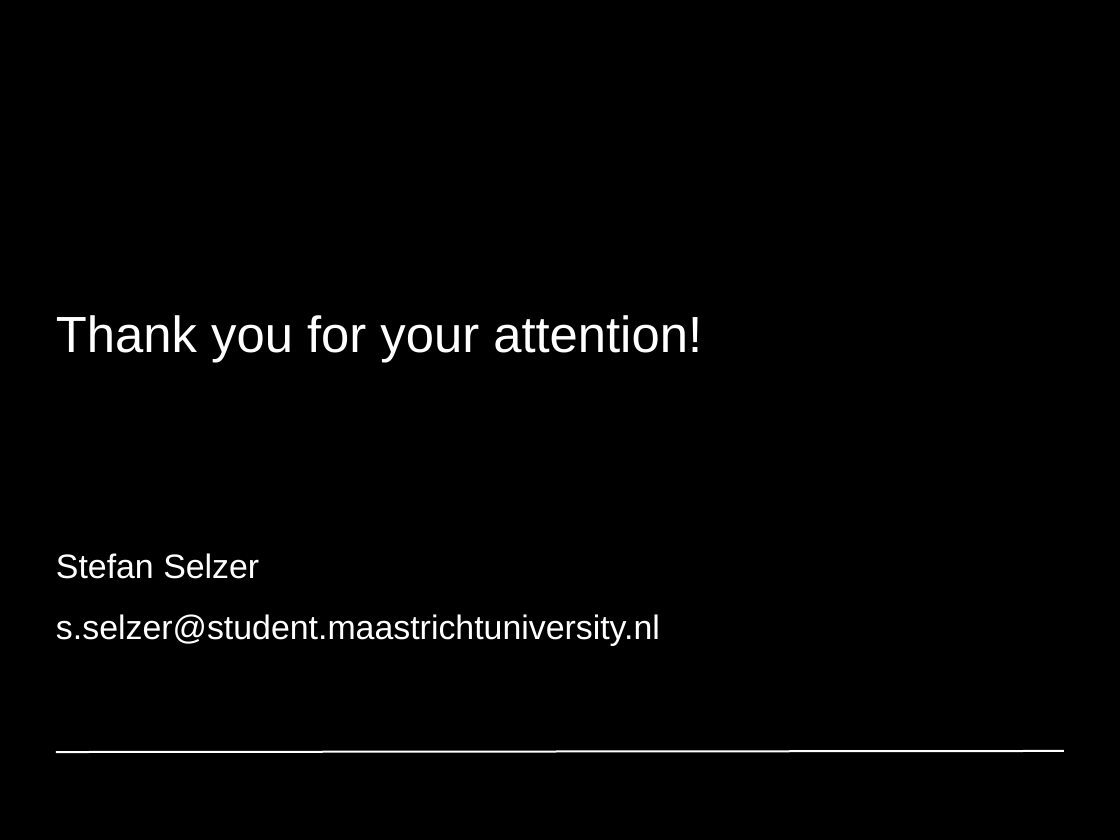
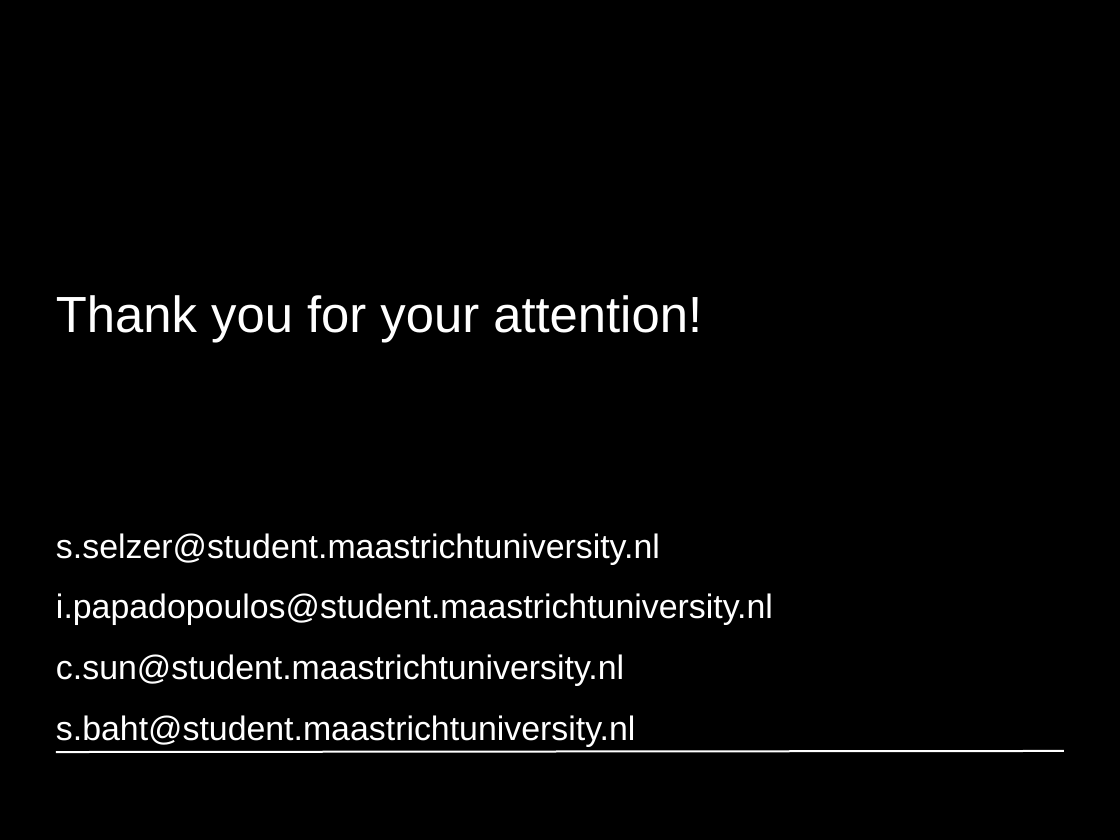
Before and after one commit to GiannisPapadopoulos/DiscriminativePatches, a slide deck: slide 39 of presentations/period1/MAI_Project1_Group4.odp (slide 15 before the commit). Drawn at 1120x840 pixels with LibreOffice and Linux fonts; fonts in the diff are those of the drawing. Boxes give left, top, right and bottom in pixels: in the first picture for what was removed or moved away, otherwise in the second. Text is boxed around its words. In the diff, an @@ line names an element or a change of style, - is before the commit and + after.

```diff
--- a/presentations/period1/MAI_Project1_Group4.odp
+++ b/presentations/period1/MAI_Project1_Group4.odp
@@ text "Thank you for your attention!": place and size @@
-text "Thank you for your attention!" at (56, 315, 702, 645)
+text "Thank you for your attention!" at (56, 295, 773, 747)
@@ text at (56, 553, 259, 579): paragraph removed @@
-Stefan Selzer
@@ text at (56, 593, 773, 747): paragraphs added @@
+i.papadopoulos@student.maastrichtuniversity.nl
+c.sun@student.maastrichtuniversity.nl
+s.baht@student.maastrichtuniversity.nl
```
Also in this commit, not shown: 7 other slides changed, 26 slides added, 2 slides removed.
